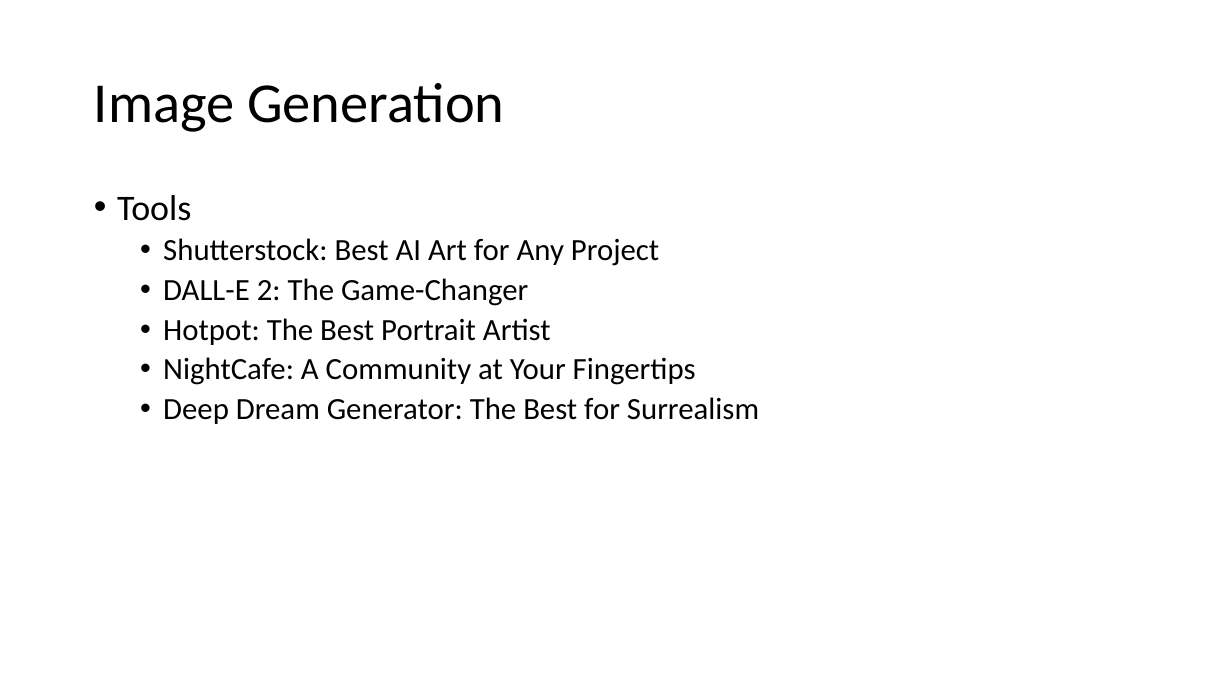
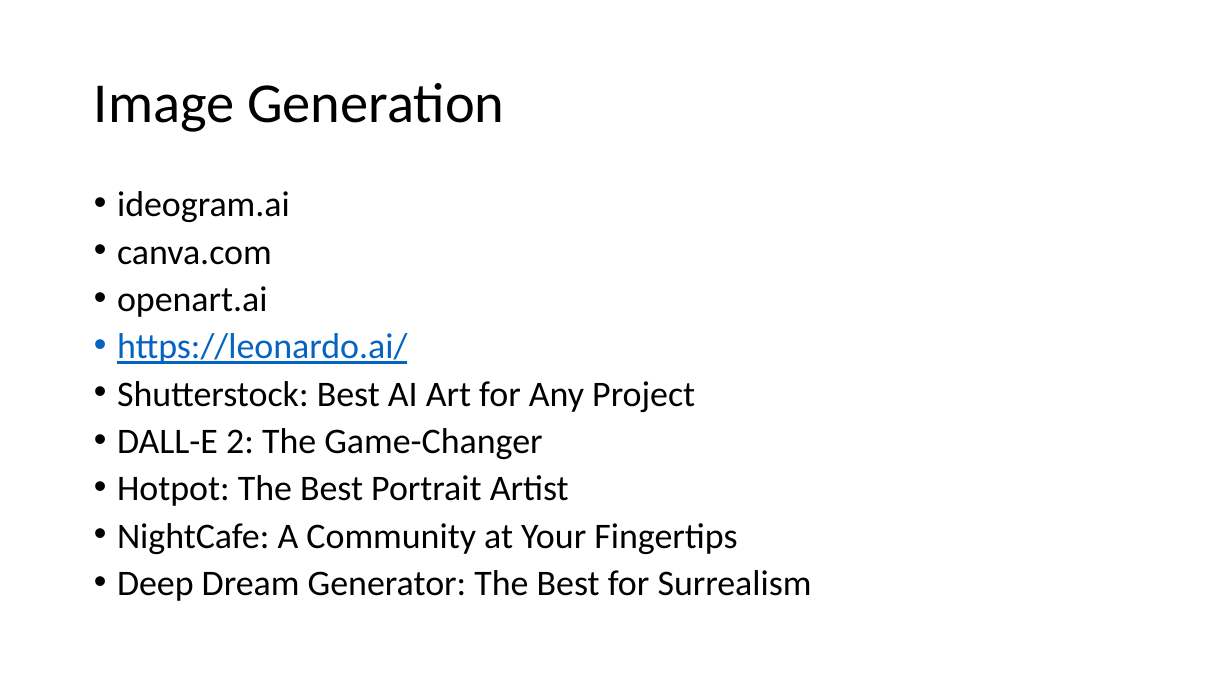
Before and after one commit to motazsaad/NLP-Theresa, a slide deck: slide 9 of slides/LLMs/08 Tools.pptx (slide 13 before the commit). Drawn at 1232x693 pixels with LibreOffice and Linux fonts; fonts in the diff are those of the drawing. Boxes give left, top, right and bottom in pixels: in the first picture for what was removed or moved away, otherwise in the second. Text is boxed around its words. In the diff, an @@ line names an element or a change of style, - is before the commit and + after.

```diff
--- a/slides/LLMs/08 Tools.pptx
+++ b/slides/LLMs/08 Tools.pptx
@@ text at [117,191,407,364]: text changed @@
-• Tools
+• ideogram.ai
+• canva.com
+• openart.ai
+• https://leonardo.ai/
@@ text at [117,381,812,601]: size 24 to 28 pt in "Shutterstock: Best AI Art for Any Project", "DALL-E 2: The Game-Changer", "Hotpot: The Best Portrait Artist", "NightCafe: A Community at Your Fingertips" and 1 more places; list level 2 to 1 in "Shutterstock: Best AI Art for ..."; line spacing 0.9 to 0.8; list level 2 to 1 in "DALL-E 2: The Game-Changer"; list level 2 to 1 in "Hotpot: The Best Portrait Artist"; list level 2 to 1 in "NightCafe: A Community at Your ..."; list level 2 to 1 in "Deep Dream Generator: The Best ..." @@
```
Also in this commit, not shown: 5 other slides changed, 1 slide removed, 1 other file.
